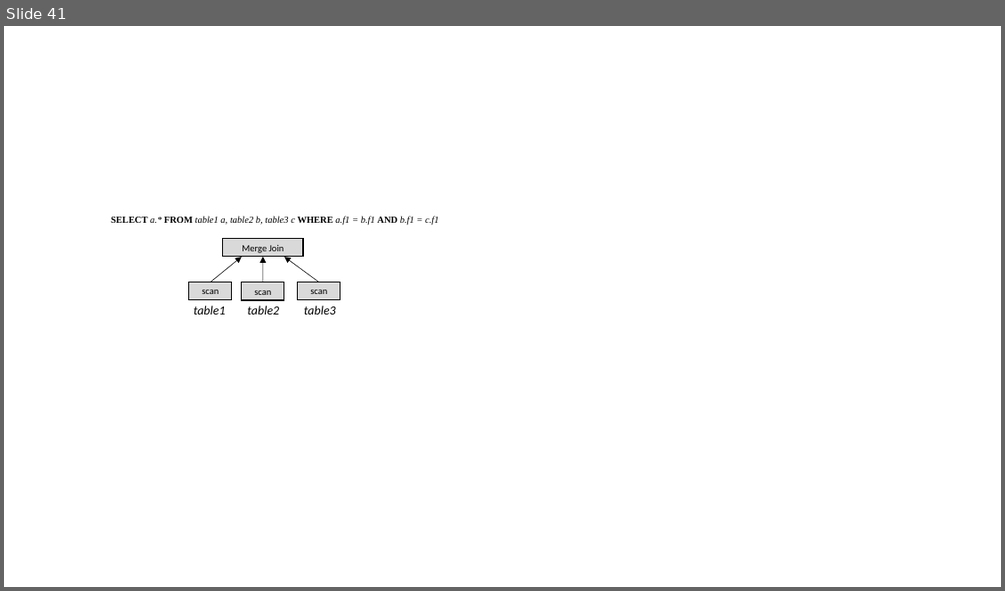
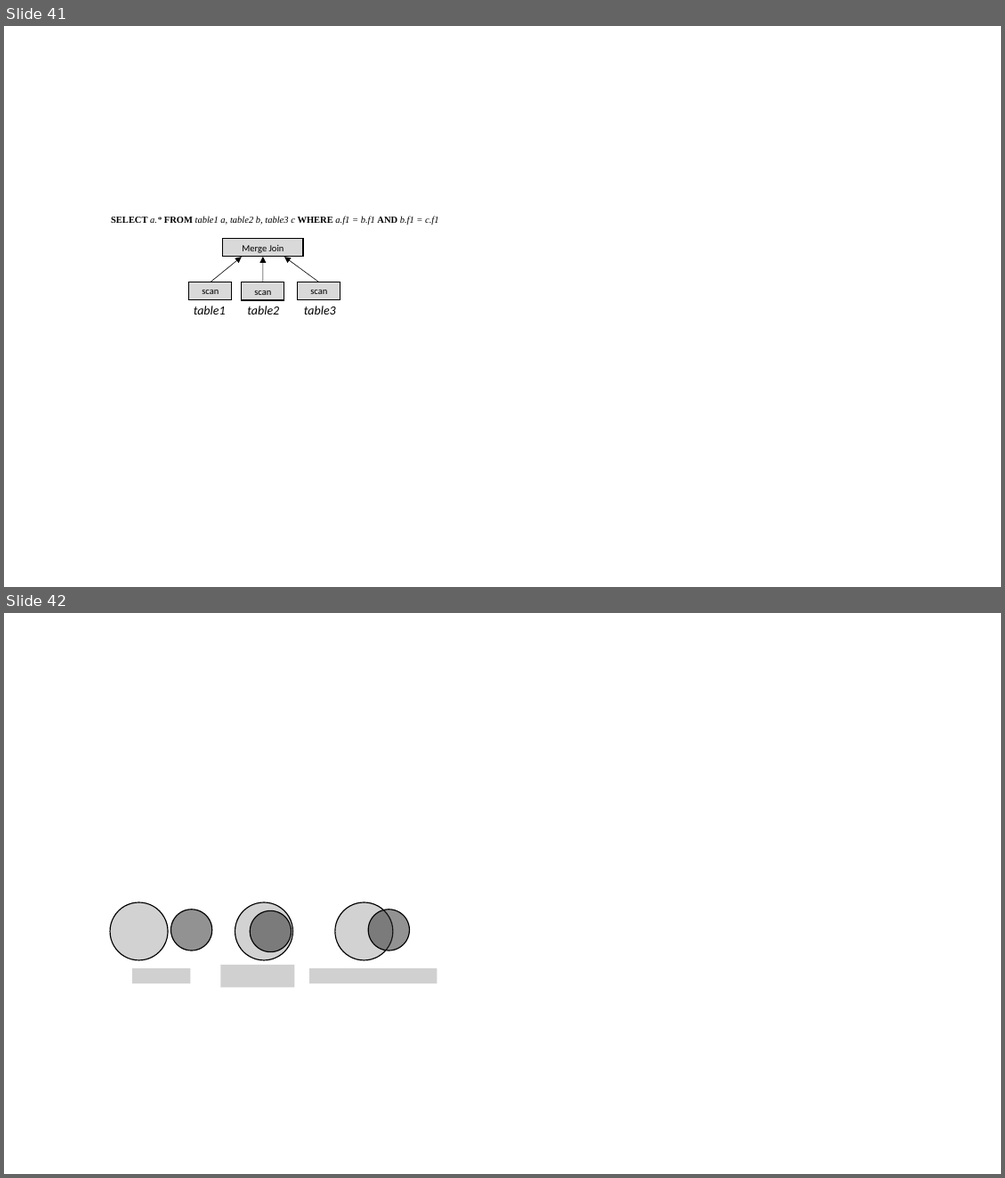
Before and after one commit to scott-zgeng/thor, a slide deck: doc/thor architecture.pptx. Shown one above the other, each under a label of ours: slide 41 before the commit, slides 41 and 42 after it. The pictures are 1005x591 and 1005x1178 pixels, drawn with LibreOffice and Linux fonts; fonts in the diff are those of the drawing; grey boxes stand for pictures. Boxes give left, top, right and bottom in pixels: in the first picture for what was removed or moved away, otherwise in the second. Text is boxed around its words. In the diff, an @@ line names an element or a change of style, - is before the commit and + after.

```diff
--- a/doc/thor architecture.pptx
+++ b/doc/thor architecture.pptx
@@ slide 42 added at box(4, 613, 1001, 1174), background #FFFFFF at 50% opacity @@
@@ ellipse added at box(110, 902, 168, 960), fill #A6A6A6 at 50% opacity, outline #000000 1 pt @@
@@ ellipse added at box(235, 902, 292, 960), fill #A6A6A6 at 50% opacity, outline #000000 1 pt @@
@@ ellipse added at box(335, 902, 393, 960), fill #A6A6A6 at 50% opacity, outline #000000 1 pt @@
@@ ellipse added at box(170, 909, 212, 950), fill #262626 at 50% opacity, outline #000000 1 pt @@
@@ ellipse added at box(250, 910, 291, 952), fill #262626 at 50% opacity, outline #000000 1 pt @@
@@ ellipse added at box(368, 909, 409, 950), fill #262626 at 50% opacity, outline #000000 1 pt @@
@@ picture added at box(133, 968, 191, 983) @@
@@ picture added at box(221, 965, 295, 987) @@
@@ picture added at box(310, 968, 437, 983) @@
```
Also in this commit, not shown: 2 other slides added, 1 other file.
